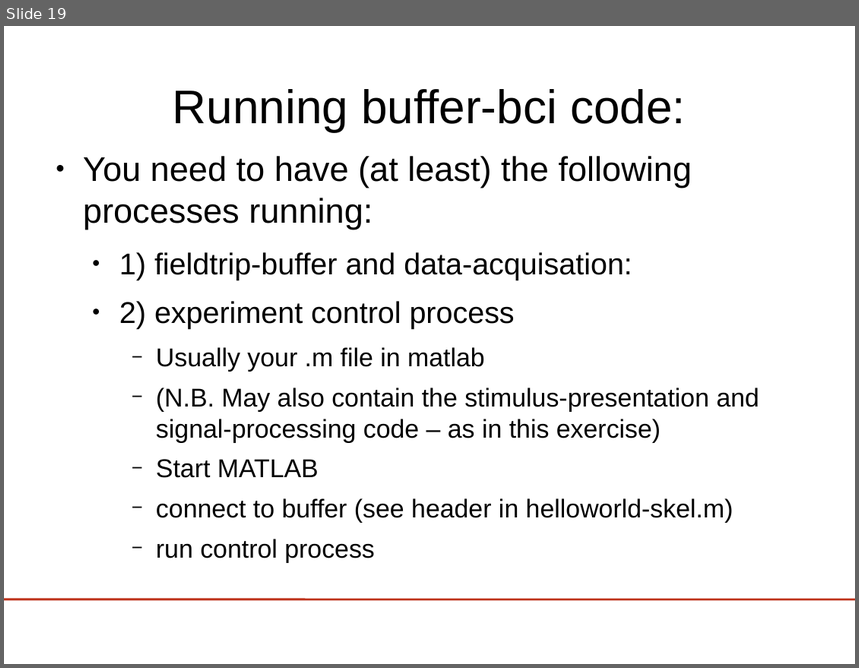
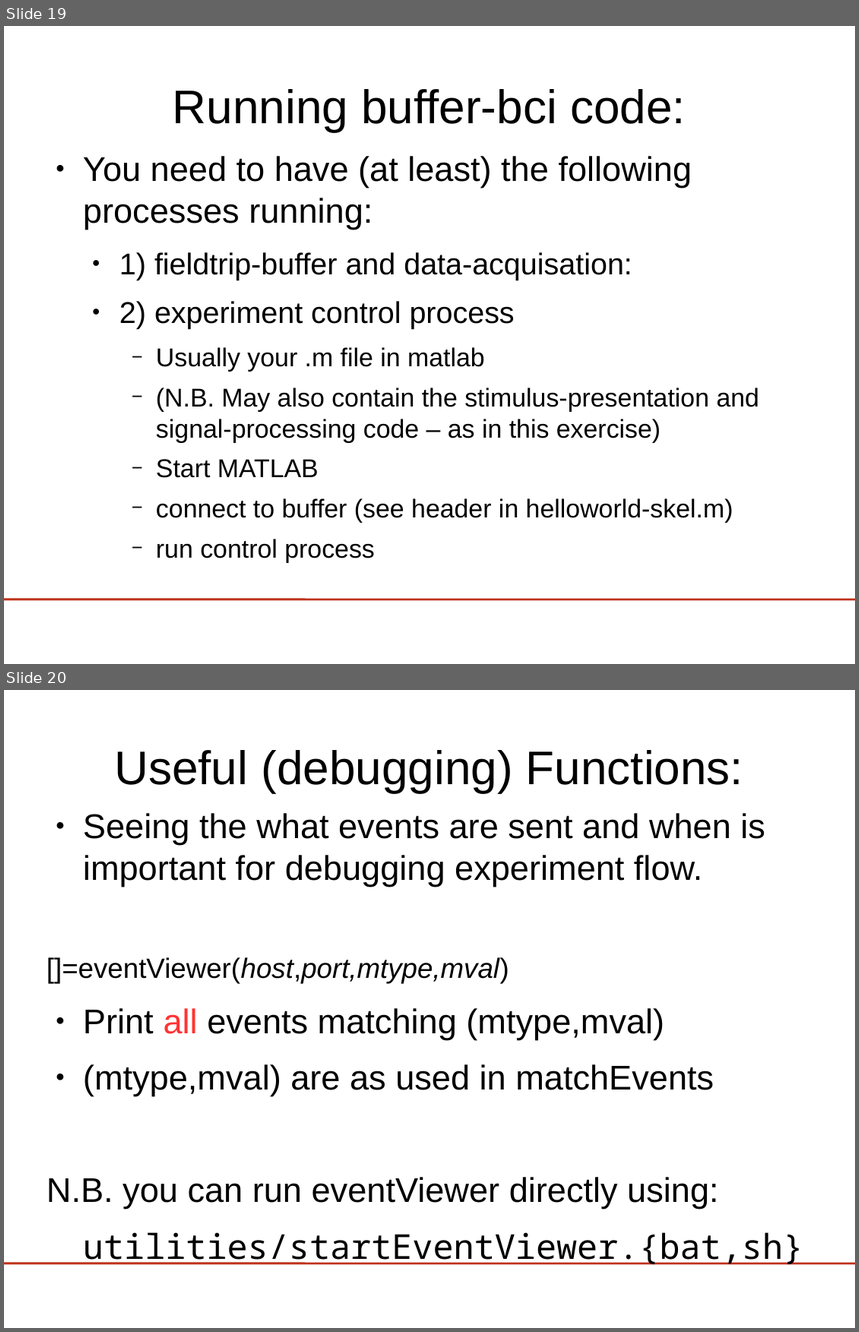
Before and after one commit to phpvdb/buffer_bci, a slide deck: tutorial/lect3-helloworld/HelloWorld_ERPViewer.odp. Shown one above the other, each under a label of ours: slide 19 before the commit, slides 19 and 20 after it. The pictures are 859x668 and 859x1332 pixels, drawn with LibreOffice and Linux fonts; fonts in the diff are those of the drawing; background and template pictures are left out. Boxes give left, top, right and bottom in pixels: in the first picture for what was removed or moved away, otherwise in the second. Text is boxed around its words. In the diff, an @@ line names an element or a change of style, - is before the commit and + after.

```diff
--- a/tutorial/lect3-helloworld/HelloWorld_ERPViewer.odp
+++ b/tutorial/lect3-helloworld/HelloWorld_ERPViewer.odp
@@ slide 20 added at (4,690,855,1328), background #FFFFFF; not listed: 1 template element that a slide beside it also shows @@
@@ title added at (114,750,743,793), 44 pt, text #000000 @@
+Useful (debugging) Functions:
@@ text added at (47,813,766,1209), 32 pt, text #000000 @@
+● Seeing the what events are sent and when is important for debugging experiment flow.
+[]=eventViewer(host,port,mtype,mval)
+● Print all events matching (mtype,mval)
+● (mtype,mval) are as used in matchEvents
+N.B. you can run eventViewer directly using:
+utilities/startEventViewer.{bat,sh}
```
Also in this commit, not shown: 5 slides changed, 5 other slides added, 1 other file.
